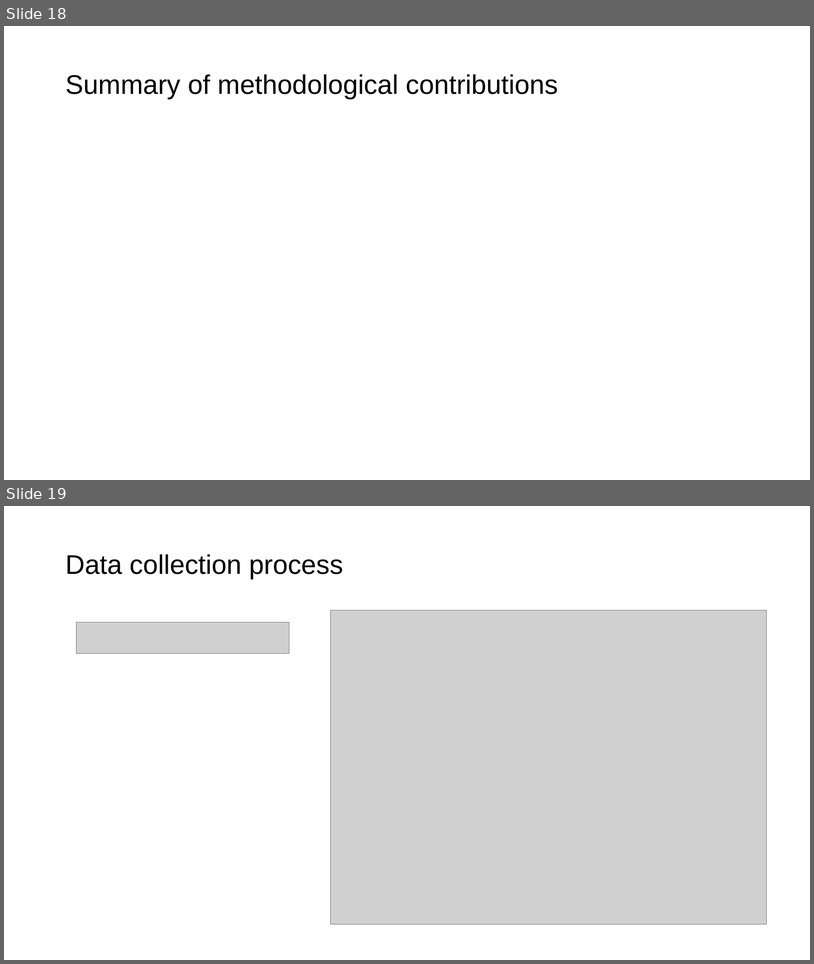
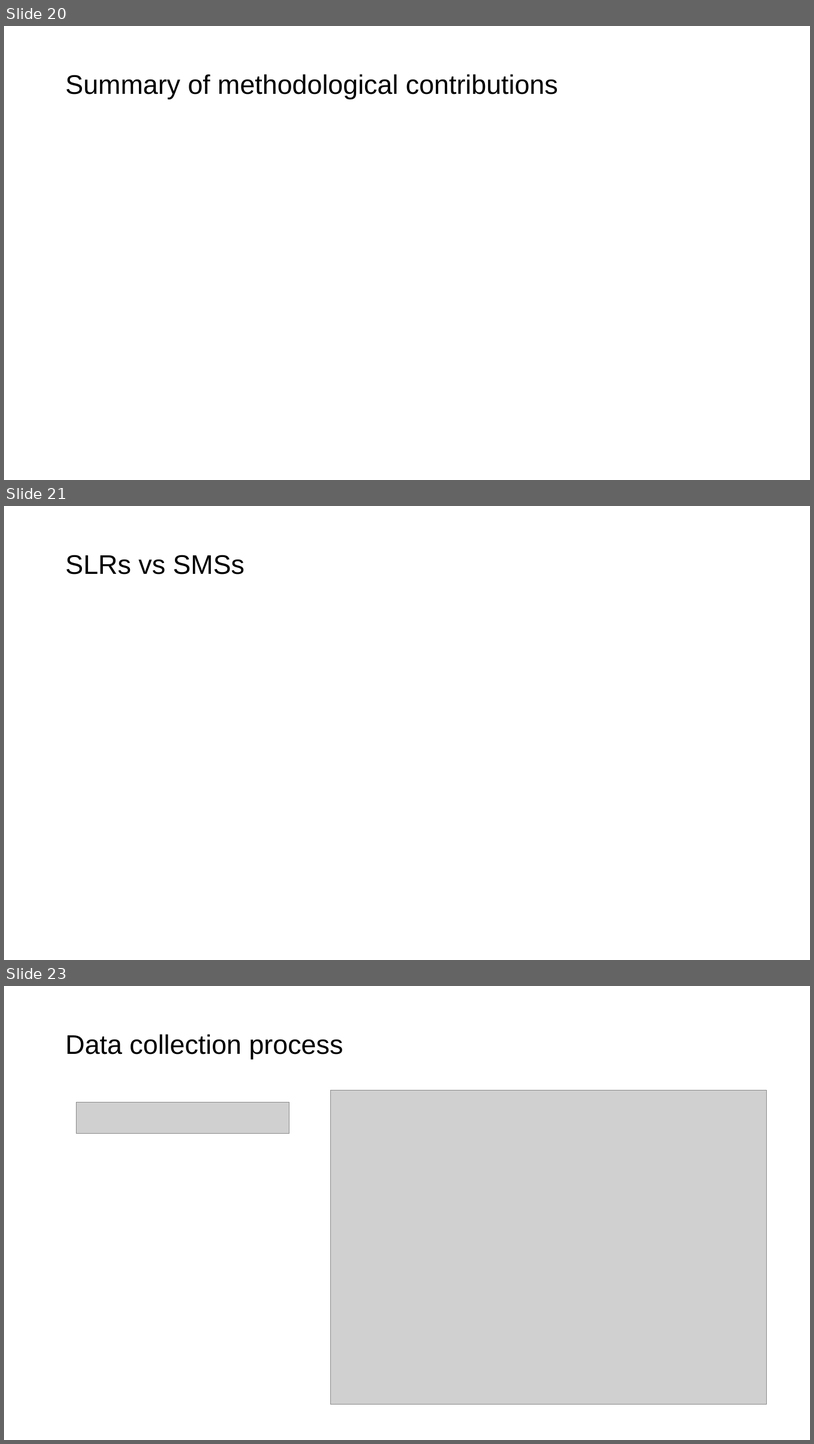
Before and after one commit to iberius96/Msc_Thesis, a slide deck: Backups/Presentation_Samuele_Ceol.pptx. Shown one above the other, each under a label of ours: slides 18 and 19 before the commit, slides 20, 21 and 23 after it; the slides between them are not shown. The pictures are 814x964 and 814x1444 pixels, drawn with LibreOffice and Linux fonts; fonts in the diff are those of the drawing; grey boxes stand for pictures. Boxes give left, top, right and bottom in pixels: in the first picture for what was removed or moved away, otherwise in the second. Text is boxed around its words. In the diff, an @@ line names an element or a change of style, - is before the commit and + after.

```diff
--- a/Backups/Presentation_Samuele_Ceol.pptx
+++ b/Backups/Presentation_Samuele_Ceol.pptx
@@ slide 21 added at bbox=[4, 506, 810, 960], background #FFFFFF @@
@@ title added at bbox=[65, 555, 245, 574], 32 pt, text #000000 @@
+SLRs vs SMSs
@@ what was slide 18 is now slide 20 @@
@@ what was slide 19 is now slide 23 @@
```
Also in this commit, not shown: 8 slides changed, 7 other slides added, 2 slides removed, 1 other file.
